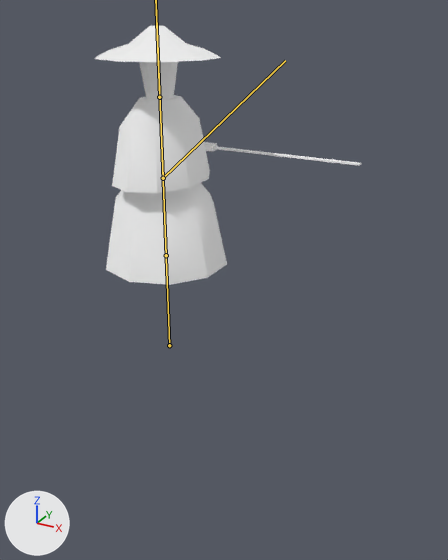
Before and after pictures for a commit that changed the glTF model static/models/samurai.glb.
Both versions are drawn from a camera (50 mm lens) standing at (1.57, -2.29, 2.58) and looking at (0.32, -0.01, 1.44). The lights are fixed; the arrows at lower left show +X, +Y and +Z. The bones that bend it are drawn over the model as lines.
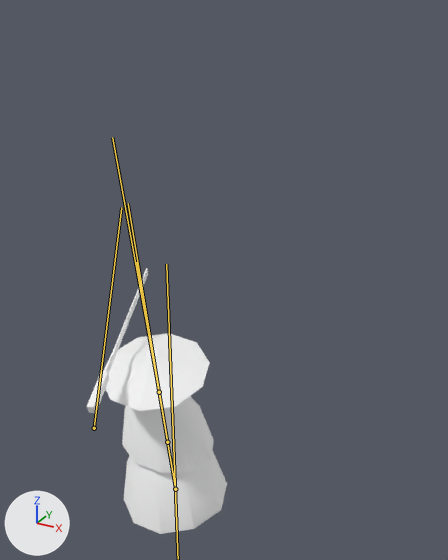
The newer file adds an action. The first version stands in its rest pose; the second is drawn at frame 5 of the action 'walk.high'.

Where the change shows, as pixel boxes (x1, y1, x2, y2) in the pictures (448 x 560 px):
'Cylinder', posed: before (106, 183, 227, 285); after (124, 450, 227, 534)
'Cylinder.001', posed: before (112, 95, 210, 193); after (122, 396, 214, 473)
'Cylinder.003', posed (15% narrower, 114% taller): before (95, 26, 221, 62); after (103, 333, 210, 411)
'Cylinder.002', posed (not visible afterwards): before (139, 62, 178, 100)
'Cube.001', posed: before (213, 146, 361, 166); after (104, 268, 148, 373)
'Cube', posed: before (204, 142, 217, 152); after (87, 372, 110, 413)
bone 'Bone.002', root to tip: before (163, 178) to (285, 60); after (94, 428) to (121, 207)

What the commit changed:
Bone 'Base' (bone_base) moves from (0.0, 0.0, 0.0) to (0.0, -5.94, 0.0).
Bone 'Base' (bone_base) turns from (0, 0, 0) to (0, -90, 0) degrees about its own x, y and z.
Bone 'Bone.003' (bone_bone_003) moves from (0.0, 0.0, 0.0) to (0.0, 0.3, 0.0).
Bone 'Bone.003' (bone_bone_003) turns from (0, 0, 0) to (0, 0, -9) degrees about its own x, y and z.
Bone 'Bone.002' (bone_bone_002) moves from (0.0, 0.0, 0.0) to (1.32, -0.2, 1.47).
Bone 'Bone.002' (bone_bone_002) turns from (0, 0, 0) to (-54, -164, 13) degrees about its own x, y and z.
Bone 'Bone.001' (bone_bone_001) turns from (0, 0, 0) to (-4, -1, -6) degrees about its own x, y and z.
